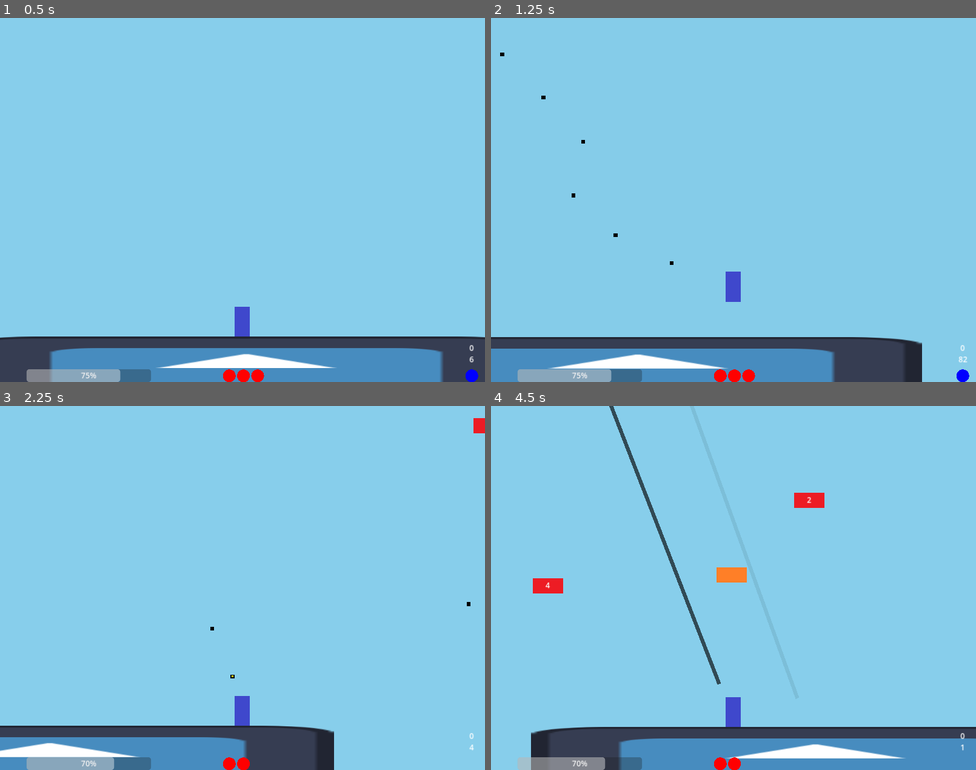
Above: before the commit, frames 1-4 (two rows, left to right).
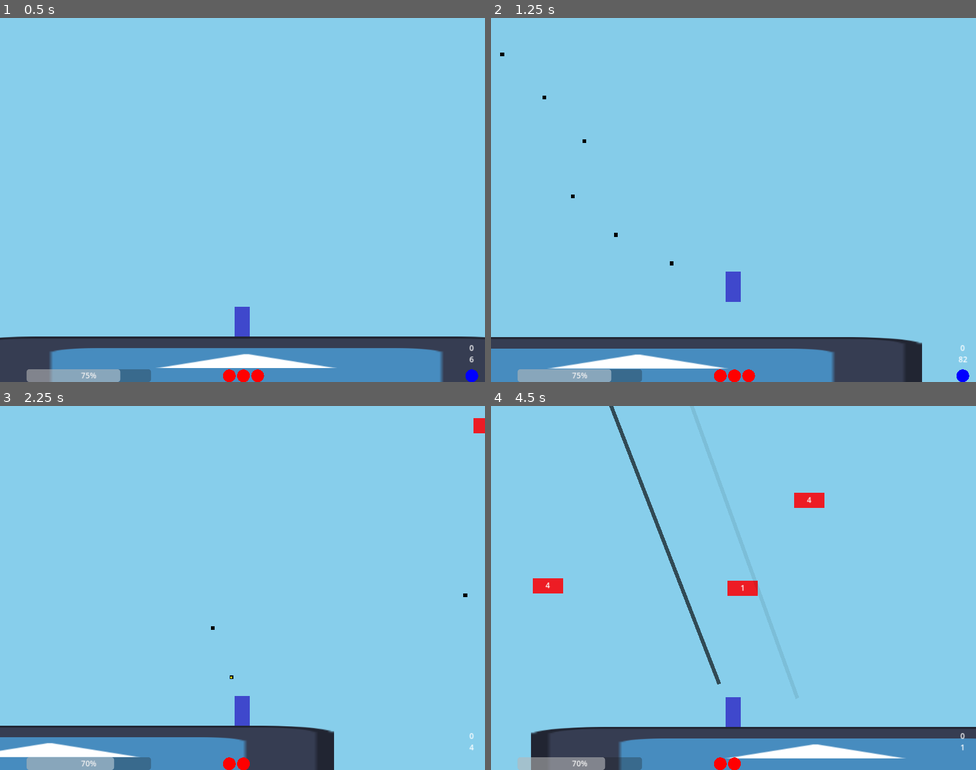
Above: after the commit, the same moments.

Repository: notMSB/bunk
Game: Godot game, scene res://scenes/game.tscn
The game is run twice, just before and just after one commit, with the same random seed, the same clock (stepped at 60 frames per second) and the same inputs. The engine's default icon, where the game draws it, is replaced by a stand-in: a white triangle on a blue panel in a dark square.
Inputs (mouse positions are in pixels of both pictures, inside the frame that each line leads up to):
- Up to frame 1 (0.5 s): no input
- Up to frame 2 (1.25 s): tap Enter at 0.5 s; move the mouse to (709, 272) at 0.52 s; press the mouse at (709, 272) at 0.53 s; hold Right (ui_right) from 0.53 s (still down); tap Space (jump) at 0.77 s
- Up to frame 3 (2.25 s): move the mouse to (388, 642) at 1.27 s; release the mouse at (388, 642) at 1.28 s; tap Shift (item) at 1.35 s; tap Space (jump) at 1.52 s; click (388, 642) at 1.55 s; move the mouse to (97, 533) at 2.02 s; release Right (ui_right) at 2.03 s; press the mouse at (97, 533) at 2.03 s; hold Left (ui_left) from 2.03 s (still down); tap Ctrl (misc) at 2.1 s
- Up to frame 4 (4.5 s): move the mouse to (757, 588) at 2.77 s; release the mouse at (757, 588) at 2.78 s; click (757, 588) at 2.85 s; tap Space (jump) at 3.02, 3.77 s; move the mouse to (660, 497) at 3.52 s; press the mouse at (660, 497) at 3.53 s; tap Mouse wheel down (swap_down) at 3.6 s; move the mouse to (840, 569) at 4.27 s; release Left (ui_left) at 4.28 s; release the mouse at (840, 569) at 4.28 s; hold Right (ui_right) from 4.28 s (still down); click (840, 569) at 4.35 s

Frame 1 is identical in both runs. In frame 2, less than 0.1% of the frame differs, in the area x 10-38%, y 21-68%; in frame 3, less than 0.1%; in frame 4, 0.5%, in the area x 46-67%, y 25-53%.

Commit message:
drift refactor 2

Diff:
--- a/scripts/basic_gun.gd
+++ b/scripts/basic_gun.gd
@@ -6,8 +6,15 @@
 const DAMAGE := 2
 const PIERCE := .1
 
+const DRIFT_RESET := .22
+var currentReset := .0
+
 const MAX_DRIFT := 15.0
 var drift := .0
 
-func _process(_delta):
-	drift = clamp(drift - .035, 0, MAX_DRIFT)
+func _process(delta):
+	currentReset -= delta
+	if currentReset <= 0: drift = 0
+
+func set_reset():
+	currentReset = DRIFT_RESET
--- a/scripts/basic_gun_bullet.gd
+++ b/scripts/basic_gun_bullet.gd
@@ -10,3 +10,4 @@
 	shot.fire(goalPos, startPos, weaponDamage, pierce)
 	shot.rotate_direction(randf_range(gun.drift * -1, gun.drift))
 	gun.drift += 1
+	gun.set_reset()
